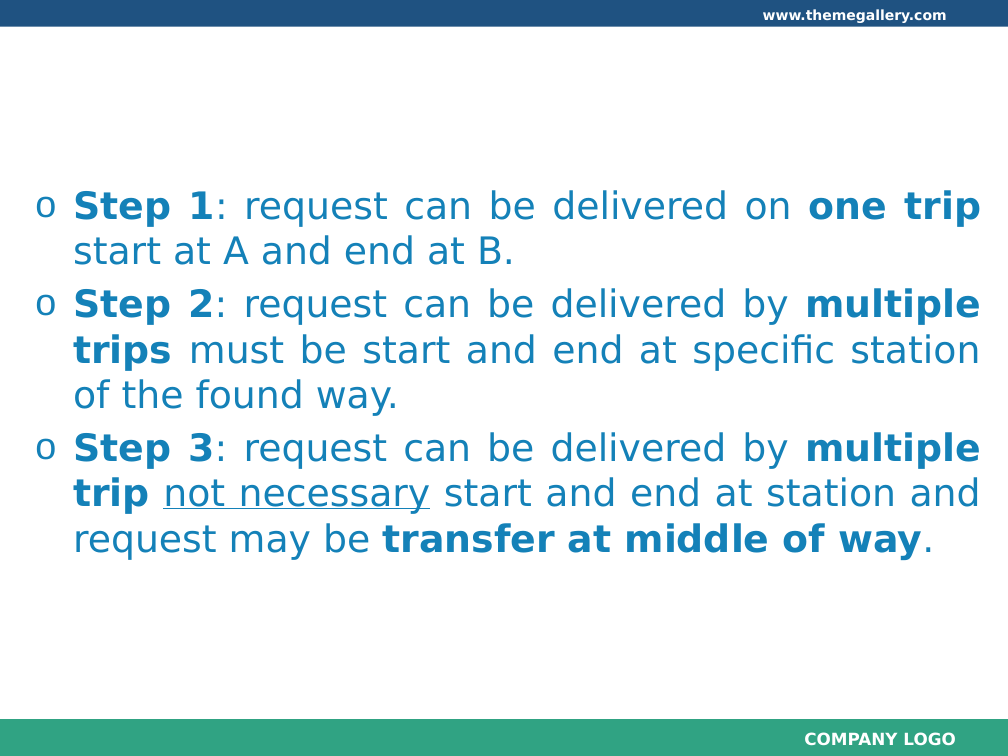
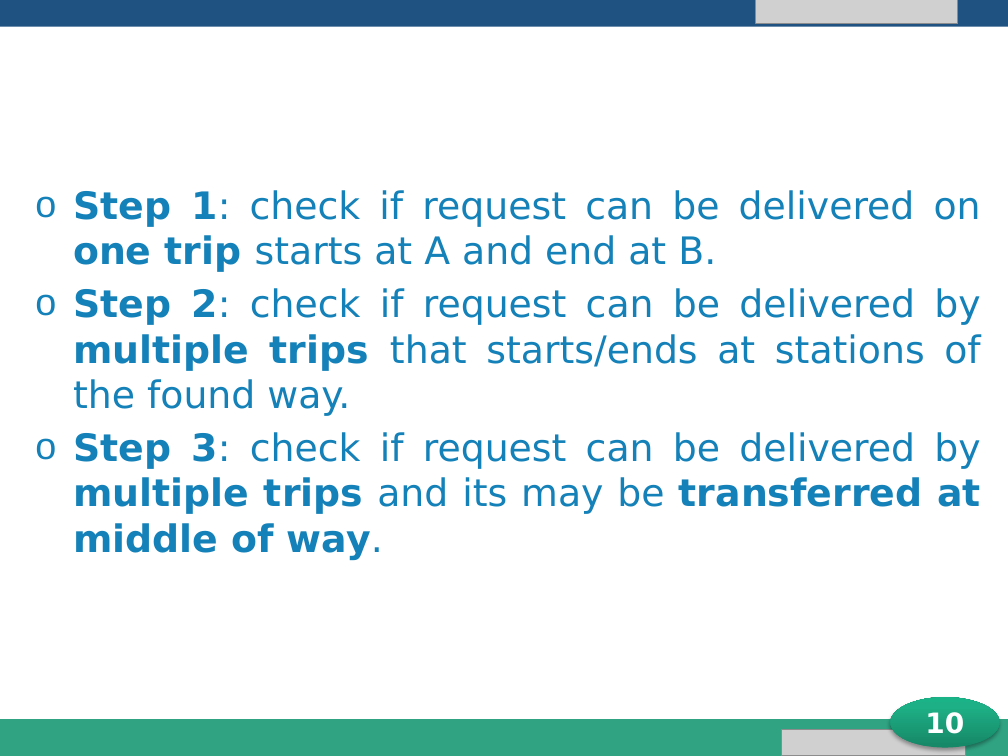
Before and after one commit to longdao2904/capstone-project-teamx, a slide deck: slide 10 of iDeliver presentation.pptx. Drawn at 1008x756 pixels with LibreOffice and Linux fonts; fonts in the diff are those of the drawing; grey boxes stand for pictures; background and template pictures are left out. Boxes give left, top, right and bottom in pixels: in the first picture for what was removed or moved away, otherwise in the second. Text is boxed around its words. In the diff, an @@ line names an element or a change of style, - is before the commit and + after.

Commit message:
Update slides

```diff
--- a/iDeliver presentation.pptx
+++ b/iDeliver presentation.pptx
@@ picture added at [756,0,958,24] @@
@@ text at [73,190,981,560]: text changed @@
-o Step 1: request can be delivered on one trip start at A and end at B.
-o Step 2: request can be delivered by multiple trips must be start and end at specific station of the found way.
-o Step 3: request can be delivered by multiple trip not necessary start and end at station and request may be transfer at middle of way.
+o Step 1: check if request can be delivered on one trip starts at A and end at B.
+o Step 2: check if request can be delivered by multiple trips that starts/ends at stations of the found way.
+o Step 3: check if request can be delivered by multiple trips and its may be transferred at middle of way.
@@ ellipse added at [890,698,999,748], fill gradient #178767 to #1EB086 to #1BB388, 20 pt, text #FFFFFF, bold @@
+10
@@ picture added at [781,730,966,756] @@
```
Also in this commit, not shown: 19 other slides changed.
